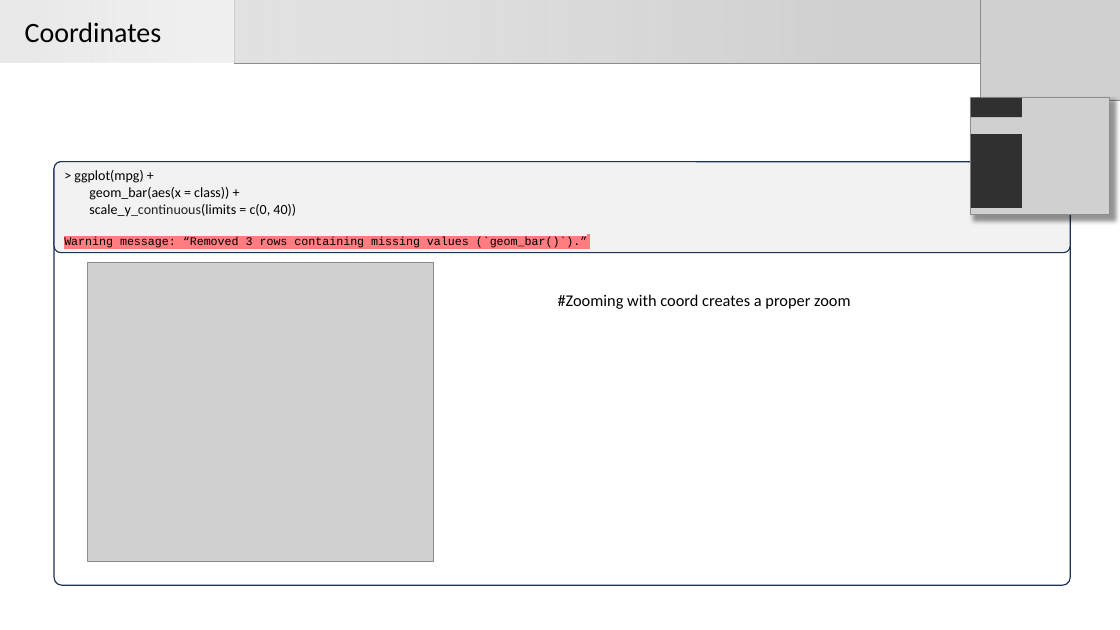
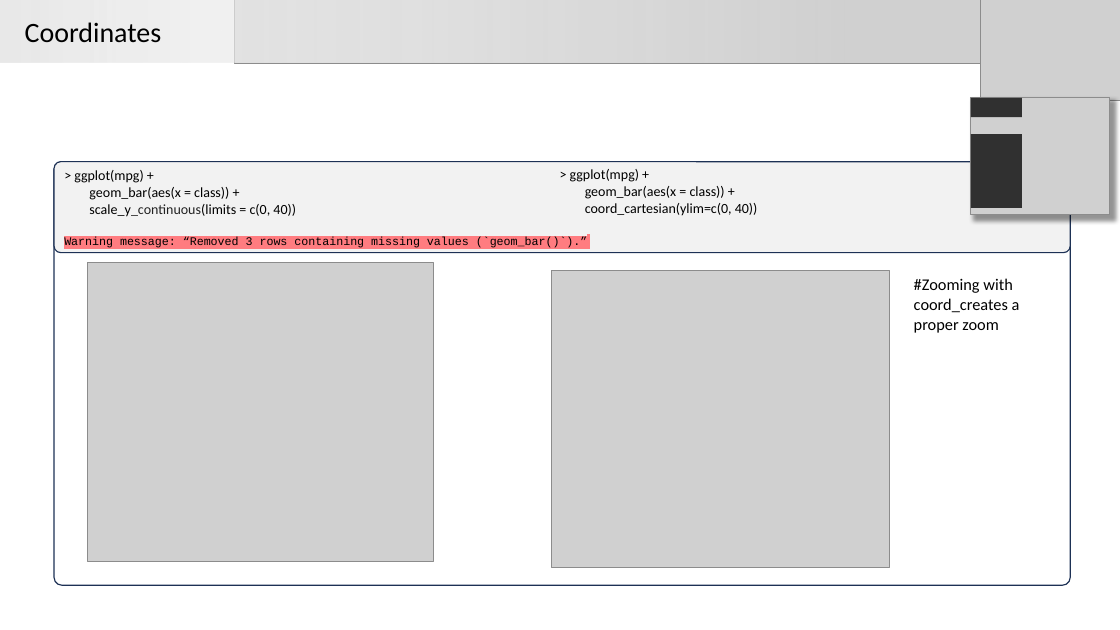
Before and after one commit to Carlospq/ggplot2Workshop, a slide deck: slide 58 of GGplot_workshop.pptx (slide 59 before the commit). Drawn at 1120x630 pixels with LibreOffice and Linux fonts; fonts in the diff are those of the drawing; grey boxes stand for pictures. Boxes give left, top, right and bottom in pixels: in the first picture for what was removed or moved away, otherwise in the second. Text is boxed around its words. In the diff, an @@ line names an element or a change of style, - is before the commit and + after.

```diff
--- a/GGplot_workshop.pptx
+++ b/GGplot_workshop.pptx
@@ text added at box(570, 169, 758, 215), 12 pt, text #000000 @@
+> ggplot(mpg) +
+geom_bar(aes(x = class)) +
+coord_cartesian(ylim=c(0, 40))
@@ picture added at box(551, 271, 889, 568) @@
@@ text at box(914, 278, 1020, 333): text changed @@
-#Zooming with coord creates a proper zoom
+#Zooming with coord_creates a proper zoom
```
Also in this commit, not shown: 11 other slides changed, 1 slide added, 2 slides removed, 3 other files.
